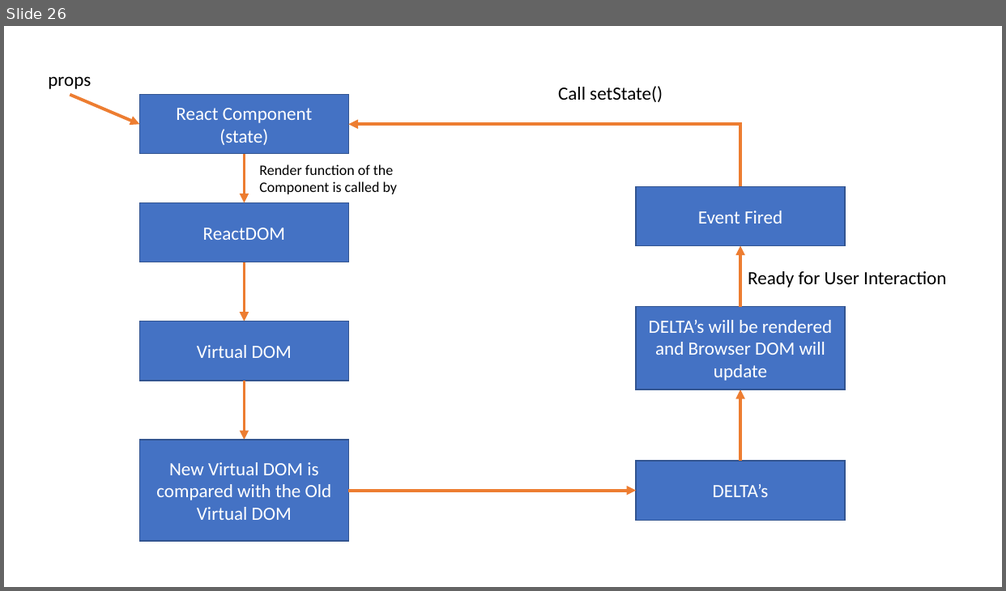
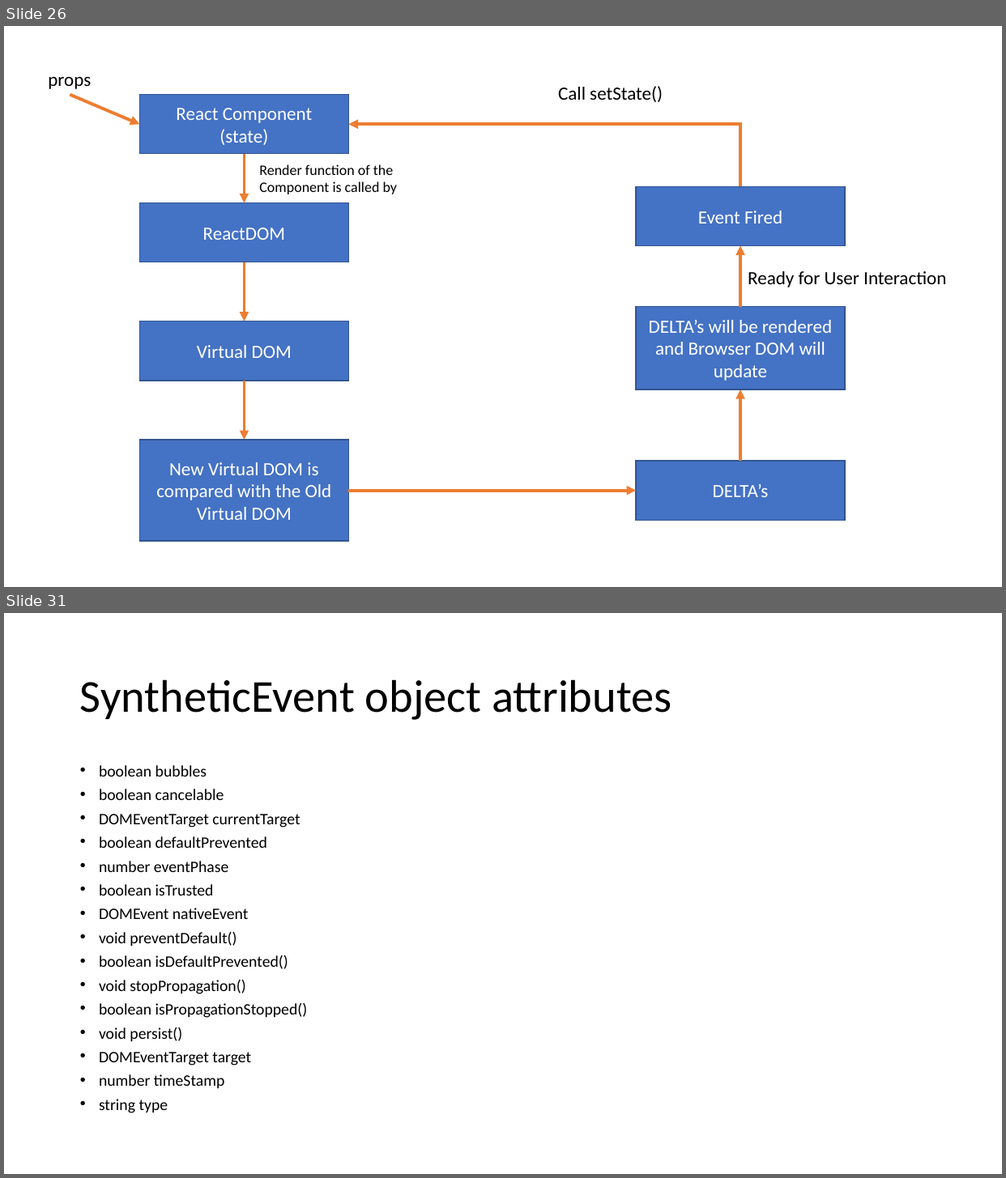
Before and after one commit to manishvbn/ReactJS_Jul22, a slide deck: Notes/React.pptx. Shown one above the other, each under a label of ours: slide 26 before the commit, slides 26 and 31 after it; the slides between them are not shown. The pictures are 1006x591 and 1006x1178 pixels, drawn with LibreOffice and Linux fonts; fonts in the diff are those of the drawing. Boxes give left, top, right and bottom in pixels: in the first picture for what was removed or moved away, otherwise in the second. Text is boxed around its words. In the diff, an @@ line names an element or a change of style, - is before the commit and + after.

```diff
--- a/Notes/React.pptx
+++ b/Notes/React.pptx
@@ slide 31 added at (4, 613, 1002, 1174), background #FFFFFF @@
@@ title added at (80, 679, 672, 720), 44 pt, text #000000 @@
+SyntheticEvent object attributes
@@ text added at (99, 765, 308, 1114), 15.4 pt, text #000000 @@
+• boolean bubbles
+• boolean cancelable
+• DOMEventTarget currentTarget
+• boolean defaultPrevented
+• number eventPhase
+• boolean isTrusted
+• DOMEvent nativeEvent
+• void preventDefault()
+• boolean isDefaultPrevented()
+• void stopPropagation()
+• boolean isPropagationStopped()
+• void persist()
+• DOMEventTarget target
+• number timeStamp
+• string type
```
Also in this commit, not shown: 18 other slides added.
